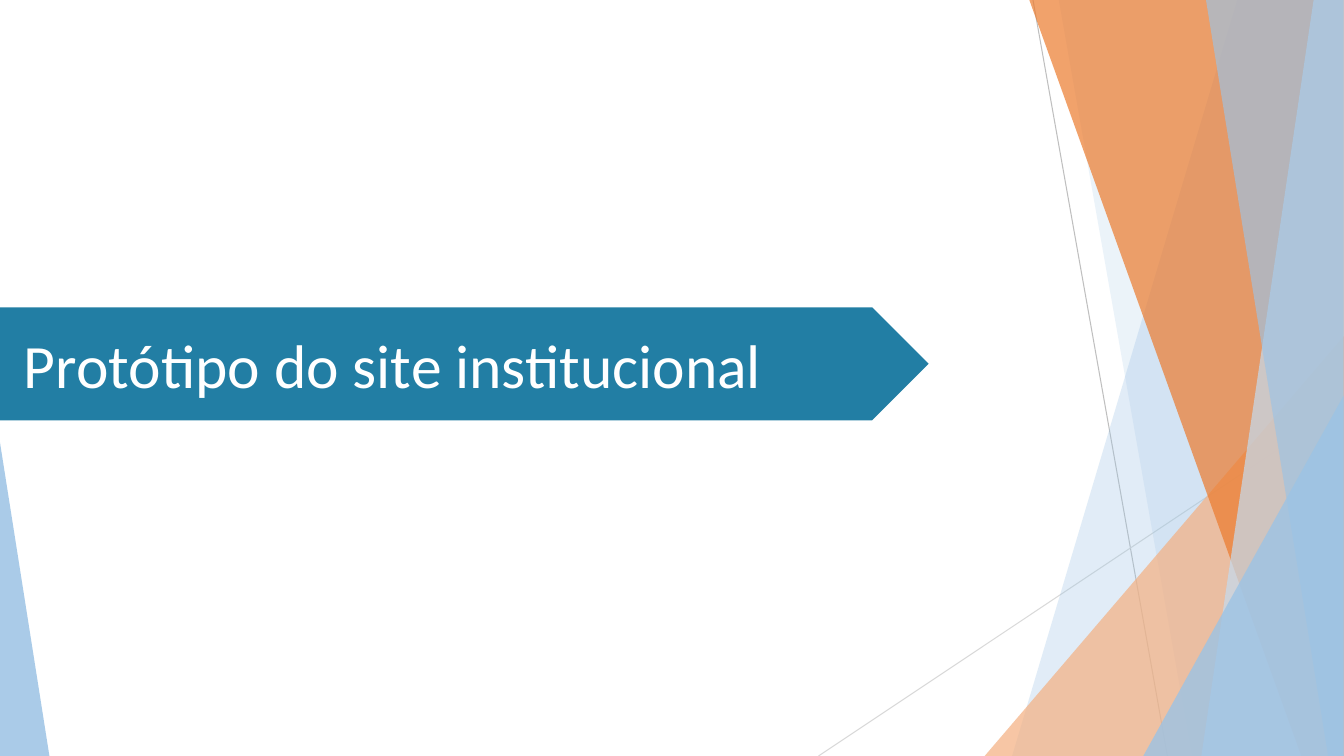
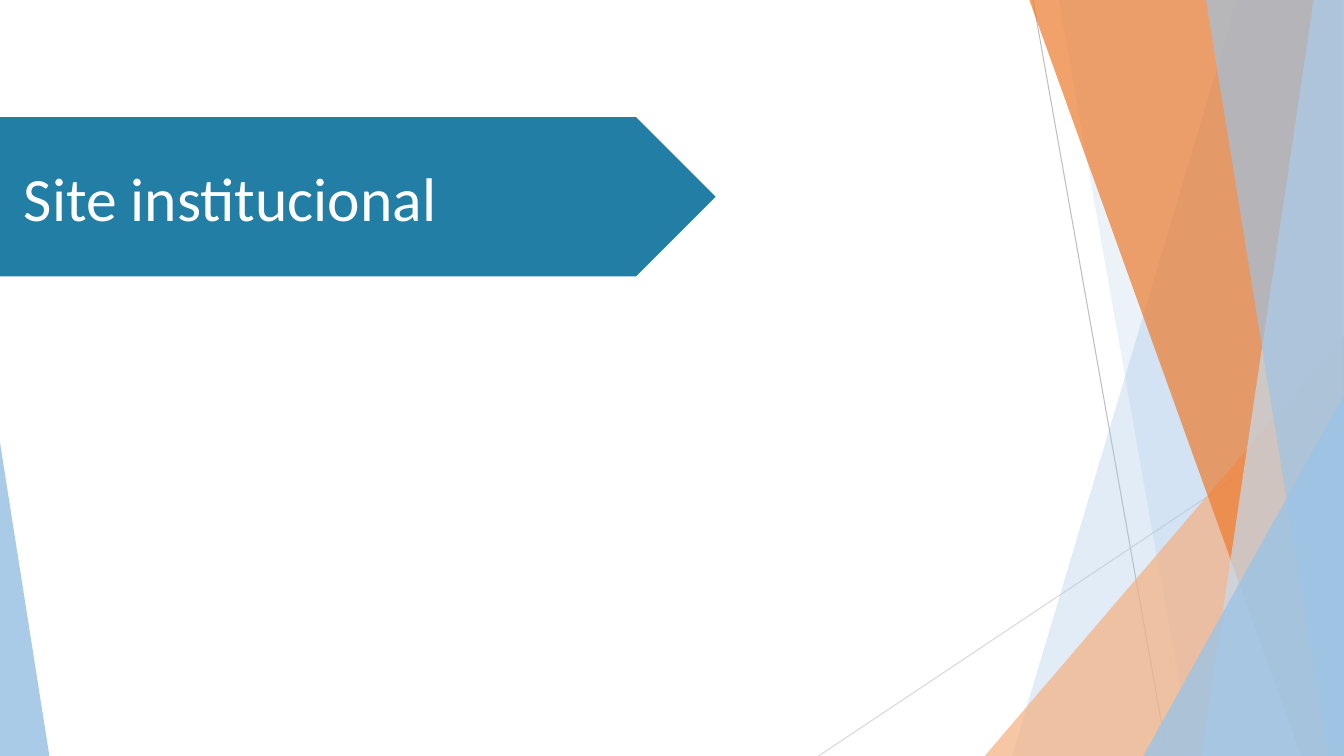
Before and after one commit to Stefany-hub/Projeto2.0, a slide deck: slide 13 of apresentação/MIT PPT (Projeto 2.0).pptx. Drawn at 1344x756 pixels with LibreOffice and Linux fonts; fonts in the diff are those of the drawing; background and template pictures are left out. Boxes give left, top, right and bottom in pixels: in the first picture for what was removed or moved away, otherwise in the second. Text is boxed around its words. In the diff, an @@ line names an element or a change of style, - is before the commit and + after.

```diff
--- a/apresentação/MIT PPT (Projeto 2.0).pptx
+++ b/apresentação/MIT PPT (Projeto 2.0).pptx
@@ pentagon arrow "Site institucional": place and size @@
-pentagon arrow "Site institucional" at (0, 308, 929, 420)
+pentagon arrow "Site institucional" at (0, 117, 716, 276)
@@ text in pentagon arrow at (24, 178, 437, 222): text changed @@
-Protótipo do site institucional
+Site institucional
```
Also in this commit, not shown: 6 other slides changed, 1 slide added, 2 slides removed.
